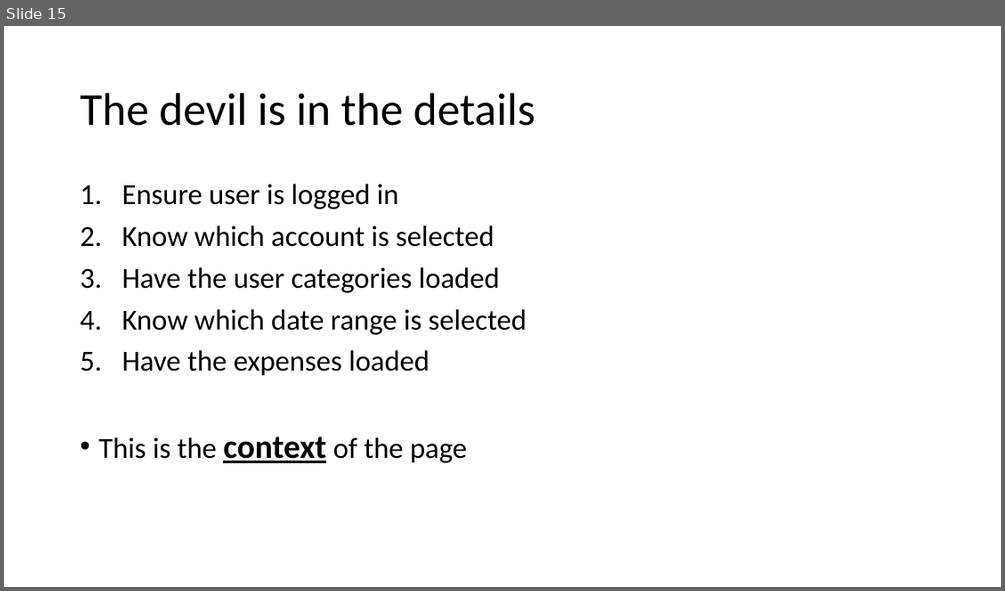
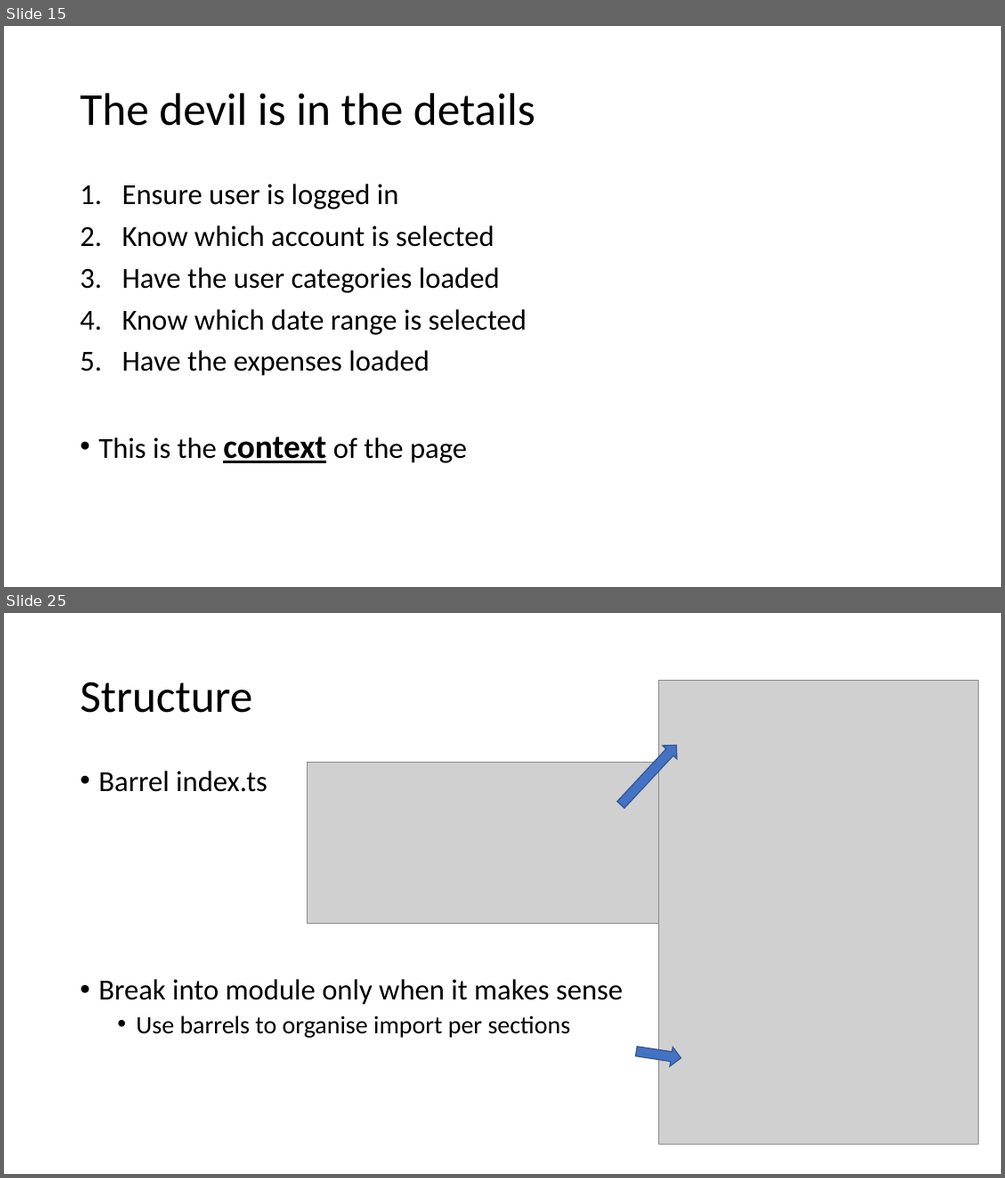
Before and after one commit to Kimserey/BlogArchive, a slide deck: angular/Frontend.pptx. Shown one above the other, each under a label of ours: slide 15 before the commit, slides 15 and 25 after it; the slides between them are not shown. The pictures are 1005x591 and 1005x1178 pixels, drawn with LibreOffice and Linux fonts; fonts in the diff are those of the drawing; grey boxes stand for pictures. Boxes give left, top, right and bottom in pixels: in the first picture for what was removed or moved away, otherwise in the second. Text is boxed around its words. In the diff, an @@ line names an element or a change of style, - is before the commit and + after.

```diff
--- a/angular/Frontend.pptx
+++ b/angular/Frontend.pptx
@@ slide 25 added at [4, 613, 1001, 1174], background #FFFFFF @@
@@ title added at [80, 682, 252, 713], 44 pt, text #000000 @@
+Structure
@@ picture added at [658, 681, 978, 1144] @@
@@ right arrow added at [614, 738, 684, 811], fill #4472C4, outline #325491 1 pt @@
@@ text added at [98, 771, 623, 1038], 28 pt, text #000000 @@
+• Barrel index.ts
+• Break into module only when it makes sense
+  • Use barrels to organise import per sections
@@ picture added at [307, 763, 728, 925] @@
@@ right arrow added at [635, 1041, 682, 1067], fill #4472C4, outline #325491 1 pt @@
```
Also in this commit, not shown: 1 slide changed, 13 other slides added.
